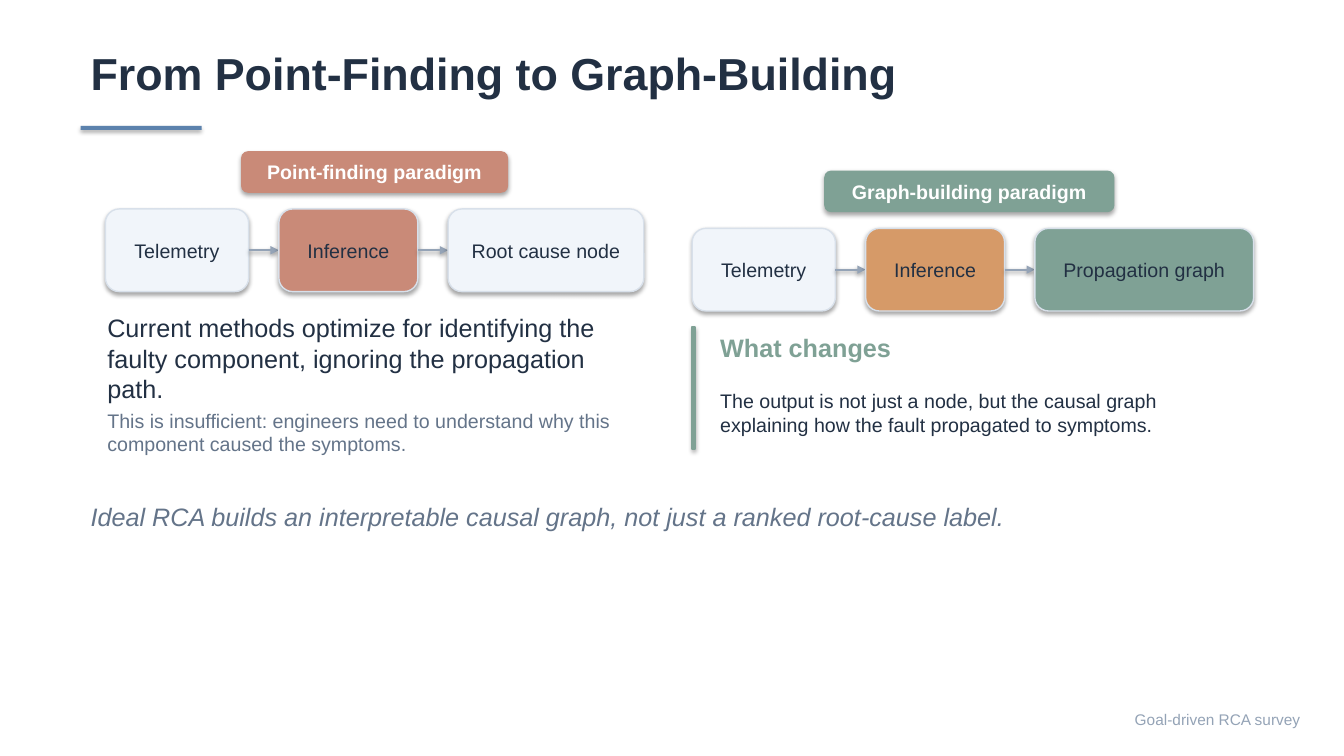
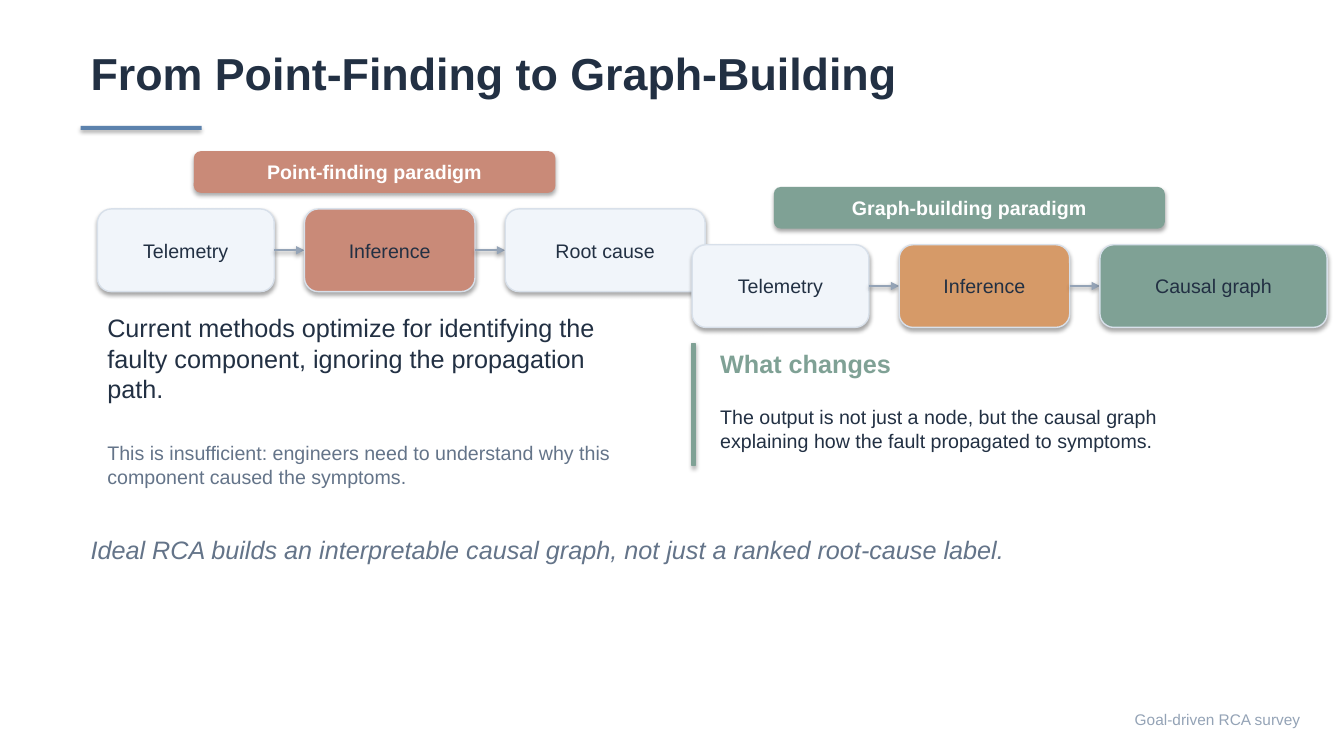
Before and after one commit to Lincyaw/paperops, a slide deck: slide 6 of examples/self-intro/diagnostic_world_model.pptx. Drawn at 1344x756 pixels with LibreOffice and Linux fonts; fonts in the diff are those of the drawing. Boxes give left, top, right and bottom in pixels: in the first picture for what was removed or moved away, otherwise in the second. Text is boxed around its words. In the diff, an @@ line names an element or a change of style, - is before the commit and + after.

```diff
--- a/examples/self-intro/diagnostic_world_model.pptx
+++ b/examples/self-intro/diagnostic_world_model.pptx
@@ rounded rectangle "Point-finding paradigm": place and size @@
-rounded rectangle "Point-finding paradigm" at (241, 151, 508, 193)
+rounded rectangle "Point-finding paradigm" at (194, 151, 556, 193)
@@ rounded rectangle "Telemetry": place and size @@
-rounded rectangle "Telemetry" at (106, 209, 249, 291)
+rounded rectangle "Telemetry" at (98, 209, 274, 291)
@@ rounded rectangle "Inference": place and size @@
-rounded rectangle "Inference" at (279, 209, 418, 291)
+rounded rectangle "Inference" at (304, 209, 475, 291)
@@ rounded rectangle "Root cause": place and size @@
-rounded rectangle "Root cause" at (449, 209, 644, 291)
+rounded rectangle "Root cause" at (505, 209, 705, 291)
@@ rounded rectangle "Graph-building paradigm": place and size @@
-rounded rectangle "Graph-building paradigm" at (825, 170, 1115, 212)
+rounded rectangle "Graph-building paradigm" at (774, 187, 1166, 228)
@@ arrow moved from (249, 250) - (279, 250) to (274, 250) - (304, 250) @@
@@ arrow moved from (418, 250) - (449, 250) to (475, 250) - (505, 250) @@
@@ text in rounded rectangle at (555, 244, 654, 258): text changed @@
-Root cause node
+Root cause
@@ rounded rectangle "Telemetry": place and size @@
-rounded rectangle "Telemetry" at (693, 229, 836, 312)
+rounded rectangle "Telemetry" at (693, 245, 869, 328)
@@ rounded rectangle "Inference": place and size @@
-rounded rectangle "Inference" at (866, 229, 1005, 312)
+rounded rectangle "Inference" at (899, 245, 1070, 328)
@@ rounded rectangle "Causal graph": place and size @@
-rounded rectangle "Causal graph" at (1035, 229, 1254, 312)
+rounded rectangle "Causal graph" at (1100, 245, 1327, 328)
@@ arrow moved from (836, 270) - (866, 270) to (869, 286) - (899, 286) @@
@@ arrow moved from (1005, 270) - (1035, 270) to (1070, 286) - (1100, 286) @@
@@ text in rounded rectangle at (1155, 279, 1272, 297): text changed @@
-Propagation graph
+Causal graph
@@ 2 texts, 1 rectangle: place and size @@
-2 texts, 1 rectangle at (693, 328, 1156, 450)
+2 texts, 1 rectangle at (693, 344, 1156, 466)
@@ text "This is insufficient: engineers need ...": place and size @@
-text "This is insufficient: engineers need ..." at (107, 414, 610, 455)
+text "This is insufficient: engineers need ..." at (107, 446, 610, 488)
@@ text "Ideal RCA builds an interpretable ...": place and size @@
-text "Ideal RCA builds an interpretable ..." at (91, 508, 1004, 531)
+text "Ideal RCA builds an interpretable ..." at (91, 541, 1004, 564)
```
Also in this commit, not shown: 15 other slides changed, 2 slides added, 3 slides removed, 1 other file.
